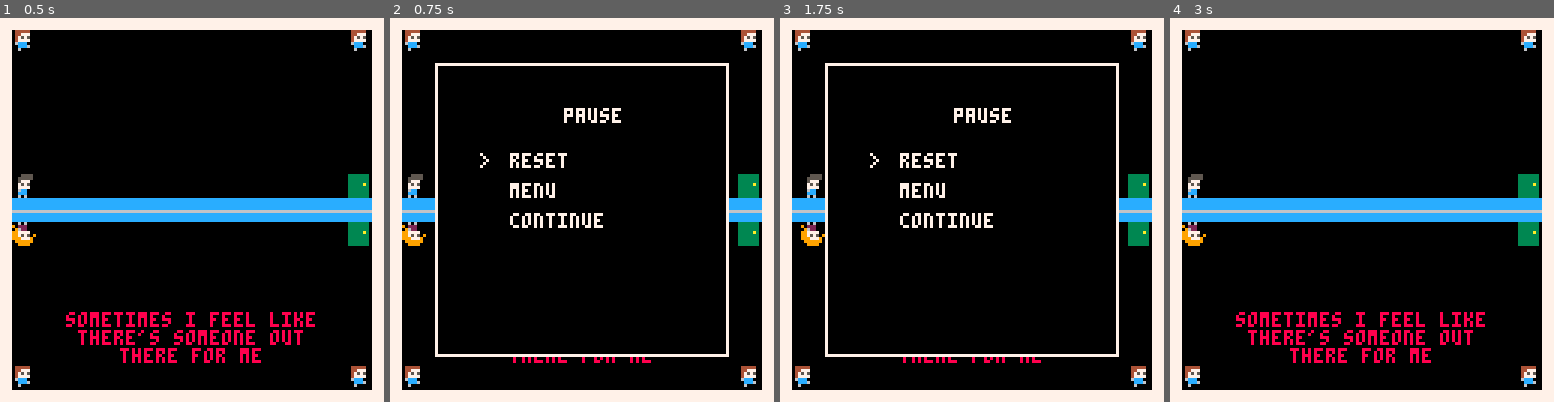
Above: before the commit, frames 1-4 (left to right).
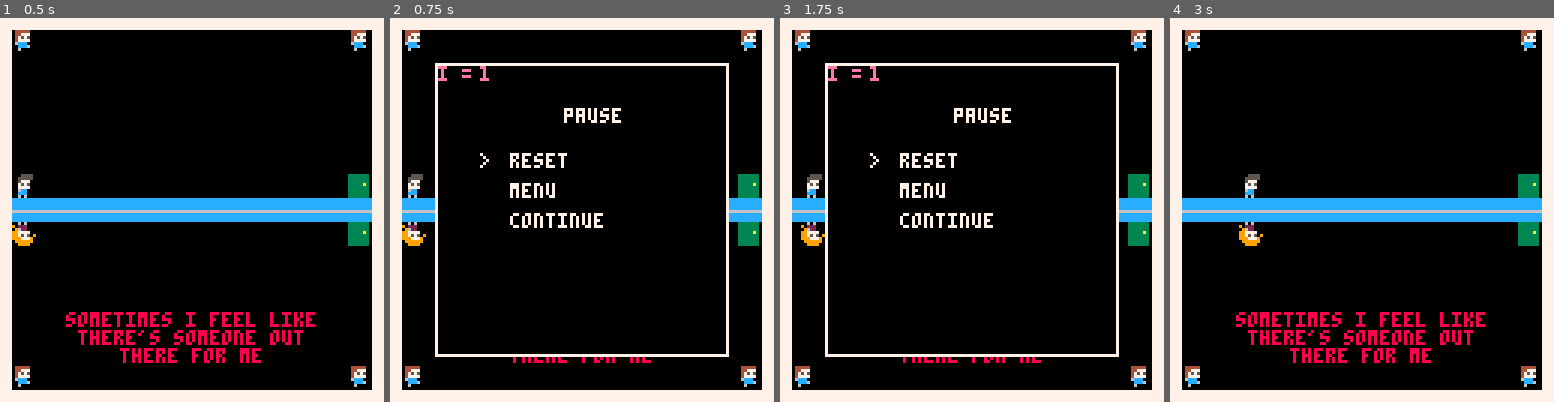
Above: after the commit, the same moments.

Repository: lpratico/a_curious_amalgam
Game: PICO-8 cartridge game.p8
Same seed, same stepped clock (60 frames per second), same inputs: the game is played once before the commit and once after it.
Inputs:
- Up to frame 1 (0.5 s): tap X (X key) at 0.33 s
- Up to frame 2 (0.75 s): tap O (Z key) at 0.7 s
- Up to frame 3 (1.75 s): tap X (X key) at 1.07 s; hold Right from 1.6 s (still down); tap O (Z key) at 1.7 s
- Up to frame 4 (3 s): tap X (X key) at 1.85, 2.97 s; release Right at 2.1 s; tap O (Z key) at 2.1, 2.5, 2.9 s; hold Up 2.15-2.42 s; hold Right from 2.47 s (still down)

Frame 1 is identical in both runs. In frame 2, 0.1% of the frame differs, in the area x 12-26%, y 12-17%; in frame 3, 0.1%; in frame 4, 0.8%, in the area x 3-25%, y 40-60%.

Commit message:
menu added

Diff:
--- a/game.p8
+++ b/game.p8
@@ -61,11 +61,9 @@
     linked=false,
     state="m"
 }
-
-carrot = {
-    x = 30,
-    y = 45
-}
+i = 1
+carrott = {45, 55, 65}
+carroti = {1,2,3}
 
 function centertext(text, y, color)
     print(text, 64-#text*2, y, color)
@@ -244,22 +242,26 @@
 end
 
 
-function movecarrot()
-
-    --table for menu
-    t = {carrot.y, carrot.y+5, carrot.y+10}
-
-    --move carrot down
-    if(btn(3)) then
-
-
-    end
-
-end
+function movecarrotdown()
+   i += 1
+   i %= 3
+   if (i == 0) then
+        i = 3
+   end
+end
+
+function movecarrotup()
+    i -= 1
+    i %= 3
+    if (i == 0) then
+        i = 3
+    end
+end
+
 
 function _update()
     if (level.state == "m") then
-        if(btn(5)) then
+        if(btnp(5)) then
             level.state = "g"
             level.x=0
             level.y=0
@@ -268,27 +270,32 @@
         end
 
     elseif (level.state == "p") then
+
+
         --resume game
         if (btnp(4)) then
             level.state = "g"
         end
 
-
-
         --move carrot down
-        if (btn(3)) then
-            movecarrot()
-        end
-
-        -- --move carrot up
-        -- if (btn(2)) then
-        --     movecarrot()
-        -- end
-
-        --reset game
-        if (btn(5)) then
-            level.state = "g"
-            resetlevel()
+        if (btnp(3)) then
+            movecarrotdown()
+        end
+
+        --move carrot up
+        if (btnp(2)) then
+            movecarrotup()
+        end
+
+        if (btn(5))then
+            if (i == 1) then
+                resetlevel()
+                level.state = "g"
+            elseif (i == 2) then
+                level.state = "m"
+            elseif (i == 3) then
+                level.state = "g"
+            end
         end
 
 
@@ -352,7 +359,10 @@
 
         print("pause",58,30,7)
 
-        print(">", carrot.x , carrot.y, 7 )
+        print(">", 30, carrott[carroti[i]], 7 )
+
+        print("i = ",16, 16, 14 )
+        print(i,30, 16)
 
         print("reset", 40, 45, 7)
         print("menu", 40, 55, 7)
